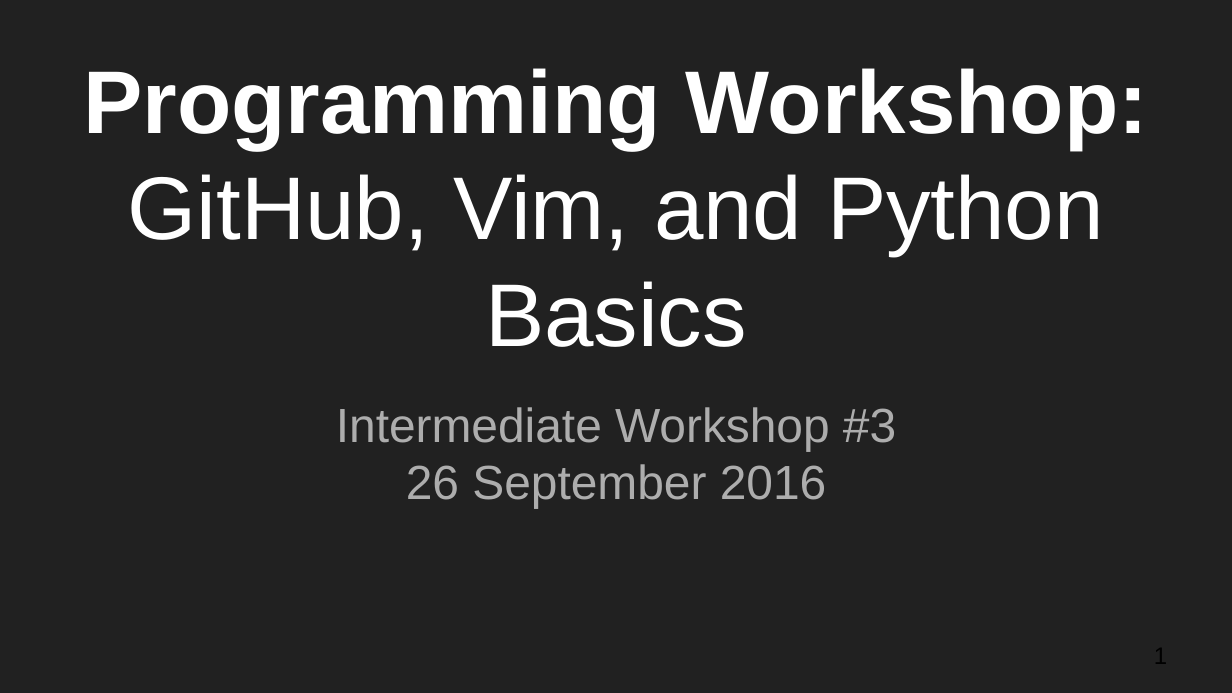
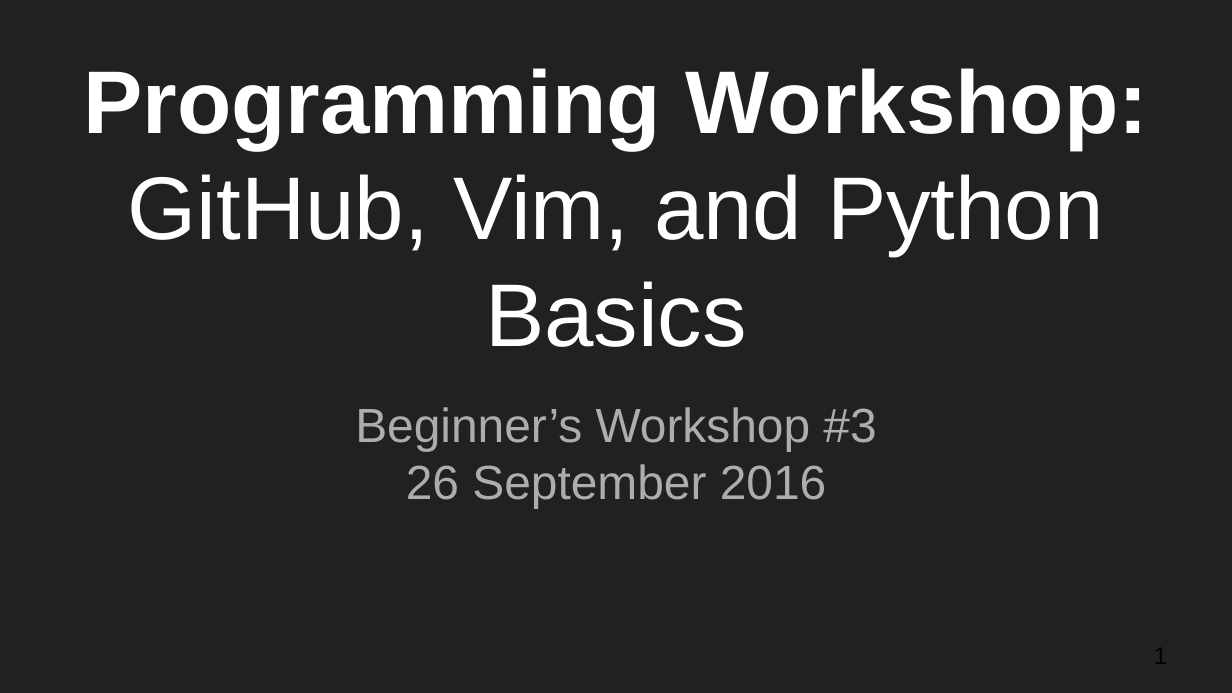
Before and after one commit to mseryn/beginner_programming_workshops, a slide deck: slide 1 of 26_9_2016/beginners_workshop_3.pptx. Drawn at 1232x693 pixels with LibreOffice and Linux fonts; fonts in the diff are those of the drawing. Boxes give left, top, right and bottom in pixels: in the first picture for what was removed or moved away, otherwise in the second. Text is boxed around its words. In the diff, an @@ line names an element or a change of style, - is before the commit and + after.

Commit message:
updating presentations

```diff
--- a/26_9_2016/beginners_workshop_3.pptx
+++ b/26_9_2016/beginners_workshop_3.pptx
@@ subtitle at box(355, 407, 876, 451): text changed @@
-Intermediate Workshop #3
+Beginner’s Workshop #3
```
Also in this commit, not shown: 1 other file.
